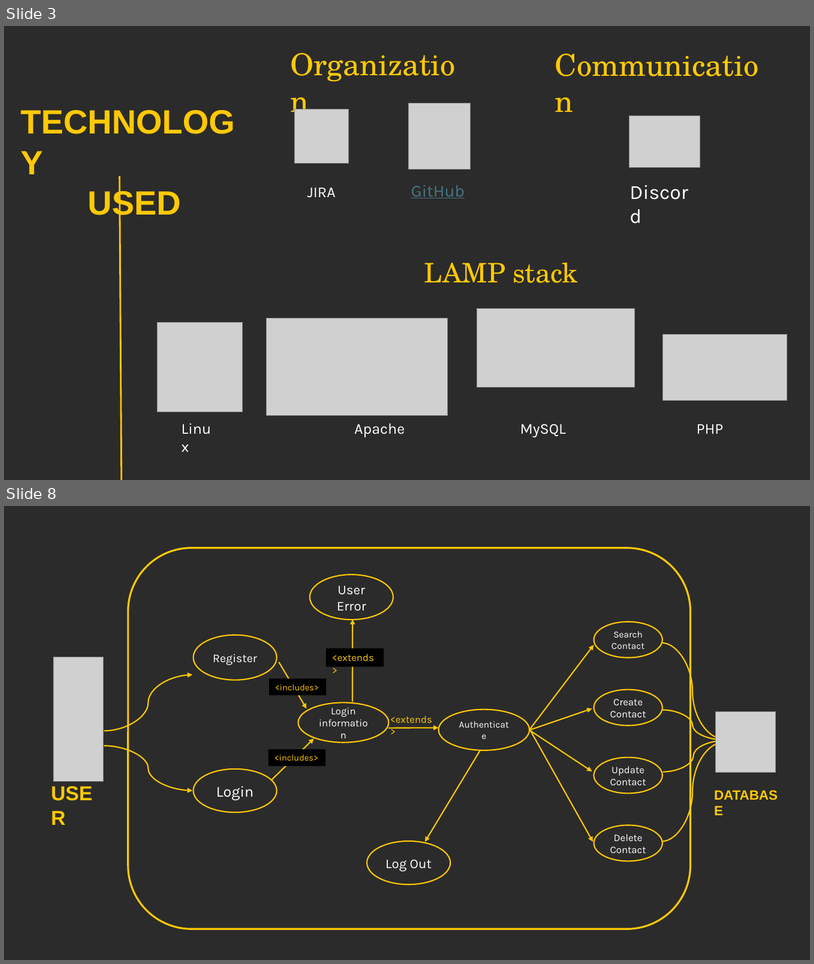
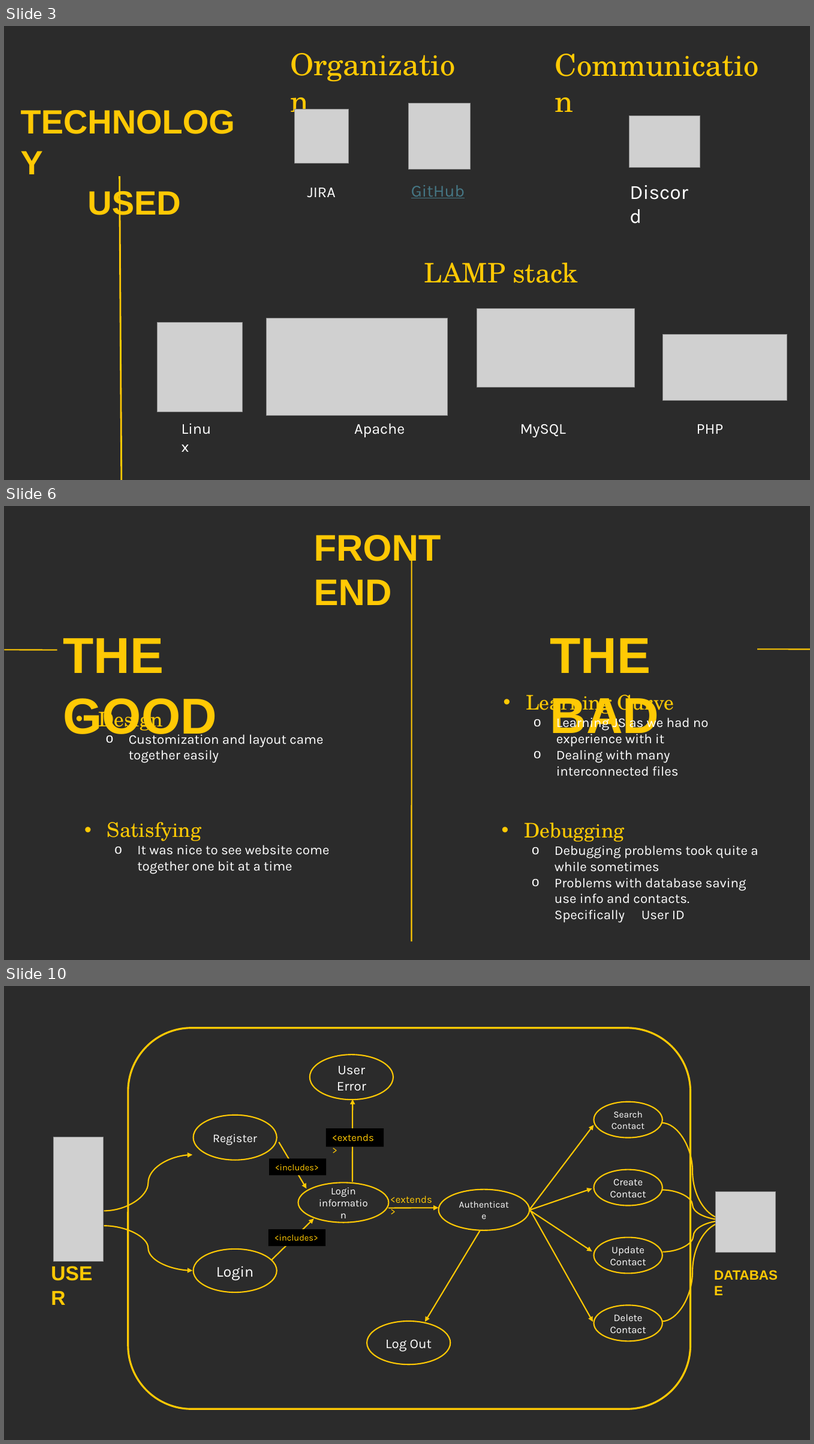
Before and after one commit to BrandalfGray/Processes, a slide deck: Presentation 4.pptx. Shown one above the other, each under a label of ours: slides 3 and 8 before the commit, slides 3, 6 and 10 after it; the slides between them are not shown. The pictures are 814x964 and 814x1444 pixels, drawn with LibreOffice and Linux fonts; fonts in the diff are those of the drawing; grey boxes stand for pictures; background and template pictures are left out; a plain dark background stands for a picture behind light text. Boxes give left, top, right and bottom in pixels: in the first picture for what was removed or moved away, otherwise in the second. Text is boxed around its words. In the diff, an @@ line names an element or a change of style, - is before the commit and + after.

```diff
--- a/Presentation 4.pptx
+++ b/Presentation 4.pptx
@@ slide 6 added at (x1=4, y1=506, x2=810, y2=960), background picture (left out) @@
@@ text added at (x1=314, y1=535, x2=441, y2=605), 44 pt, text #FFC904, bold @@
+FRONT END
@@ line added from (412, 561) to (412, 941), #FFC904 1.5 pt @@
@@ line added from (4, 649) to (57, 650), #FFC904 1.5 pt @@
@@ text added at (x1=63, y1=638, x2=217, y2=742), 60 pt, text #FFC904, bold @@
+THE GOOD
@@ text added at (x1=551, y1=638, x2=660, y2=742), 60 pt, text #FFC904, bold @@
+THE BAD
@@ line added from (758, 649) to (810, 649), #FFC904 1.5 pt @@
@@ text added at (x1=526, y1=694, x2=709, y2=776), 16 pt, text #FFFFFF @@
+• Learning Curve
+  o Learning JS as we had no experience with it
+  o Dealing with many interconnected files
@@ text added at (x1=98, y1=706, x2=323, y2=763), 16 pt, text #FFFFFF @@
+• Design
+  o Customization and layout came together easily
@@ text added at (x1=107, y1=822, x2=329, y2=874), 16 pt, text #FFFFFF @@
+• Satisfying
+  o It was nice to see website come together one bit at a time
@@ text added at (x1=525, y1=822, x2=758, y2=922), 16 pt, text #FFFFFF @@
+• Debugging
+  o Debugging problems took quite a while sometimes
+  o Problems with database saving use info and contacts. Specifically User ID
@@ what was slide 8 is now slide 10 @@
```
Also in this commit, not shown: 3 slides changed, 2 other slides added, 1 slide removed.
